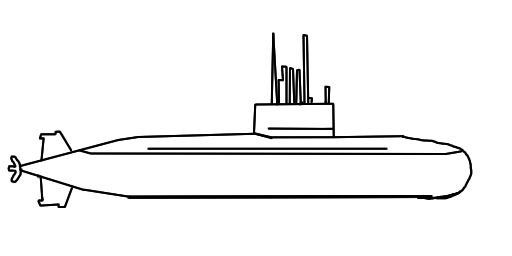
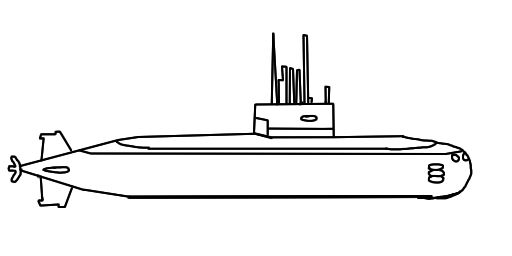
Layered file, before and after one edit (512×256). Changes by layer:
added layer "Layer 9" above "Layer 8" over [427, 163, 445, 184]
painted on "Layer 8" over [42, 114, 469, 174]
